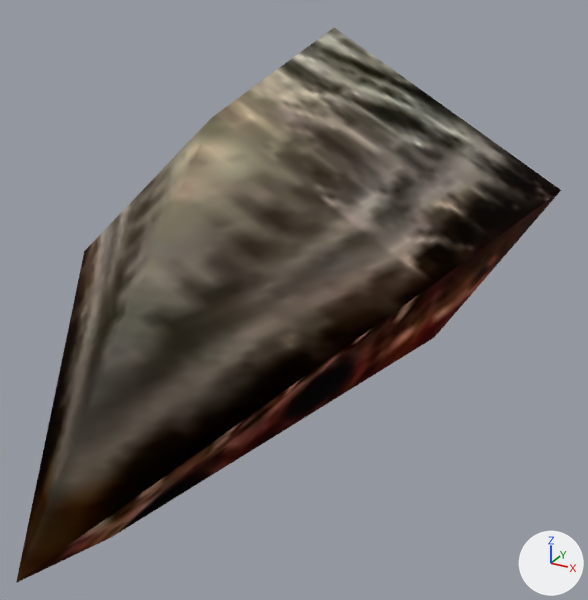
What one commit did to the glTF model assets/models/ITAT_SHARKTEETH.glb.
Both versions are drawn from a 50 mm camera at (0.451, -0.772, 0.326) aimed at (0.055, -0.05, -0.035). The lights are fixed; the arrows at lower right show +X, +Y and +Z. Vertices at the same position are counted once.
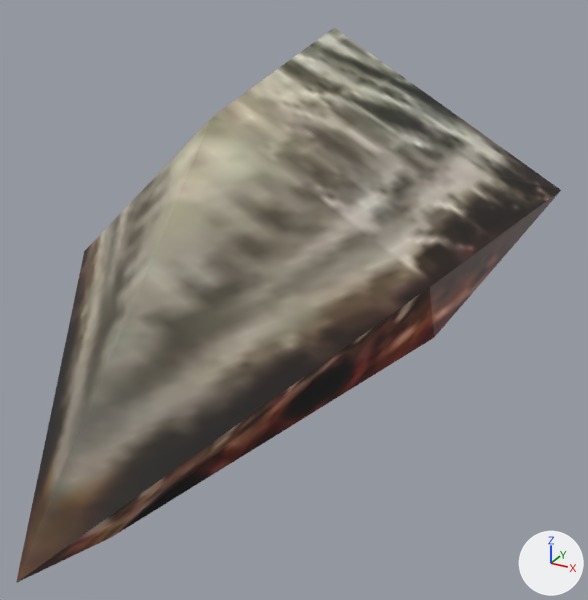
Pixel boxes [x1, y1, x2, y2] of what changed, in the pictures (588 x 600 px):
```json
{"object": "Mesh", "change": "surface changed, shading changed", "before": [16, 28, 561, 583], "after": [16, 28, 561, 583]}
```

Edits to the scene script, one JSON object a line:
```json
{"op": "add", "block": "img_swa_body_v0_1", "code": ["img_swa_body_v0_1 = load_image('Swa_Body_V0', '_unpacked/Swa_Body_V0', 1024, 256, 'sRGB')"]}
{"op": "set", "path": "mat_swa_body_v0.metallic", "old": "1.0", "new": "0.0"}
{"op": "set", "path": "mat_swa_body_v0.roughness", "old": "1.0", "new": "0.5"}
{"op": "set", "path": "mat_swa_body_v0.texture", "old": "img_swa_body_v0", "new": "img_swa_body_v0_1"}
{"block": "me_mesh", "where": "me_mesh.from_pydata(...)  # 13 vertices, 22 faces; spans x -0.281..0.281, y -0.452..0.363, z -0.154..0.227"}
{"block": "me_mesh", "where": "# used by ob_mesh; location = (0.0, 0.0, 0.0)"}
{"block": "me_mesh", "change": "me_mesh part 1: its shading normals changed"}
```
